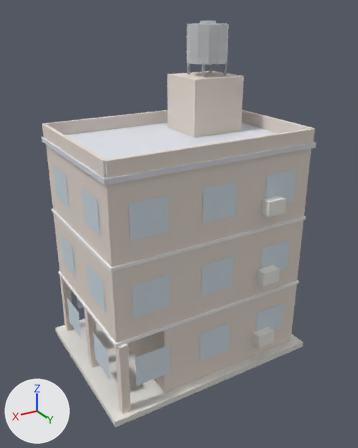
The glTF model docs/art/generated-2026-10-21-scene-kit/native3d/models/07_residential_low-04.glb, before and after one commit.
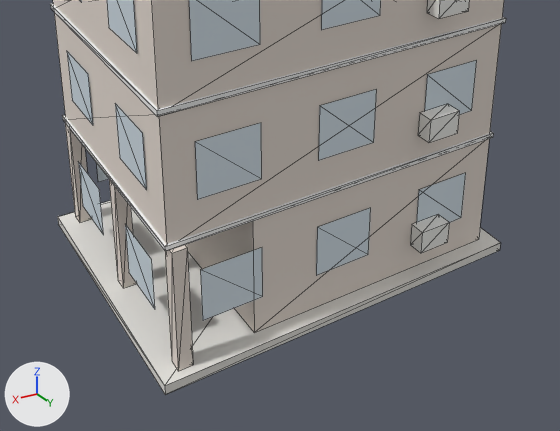
Each version is shown whole from a 50 mm lens placed at (10.1, 17.06, 14.54), pointed at (0.1, 0.4, 6.21), then close up on the part from 6% to 94% of the width and 46% to 100% of the height. The axes (+X, +Y, +Z) are drawn at lower left. The lights are the same throughout. The last two pictures show the newer version. The close-ups show mesh edges as thin lines. Vertices at exactly the same position are counted once.
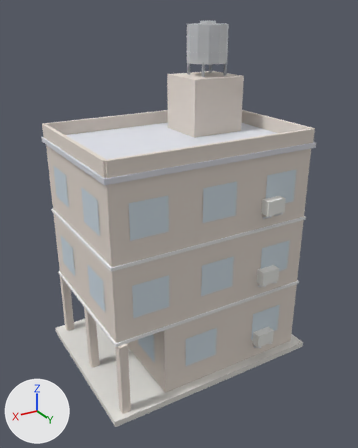
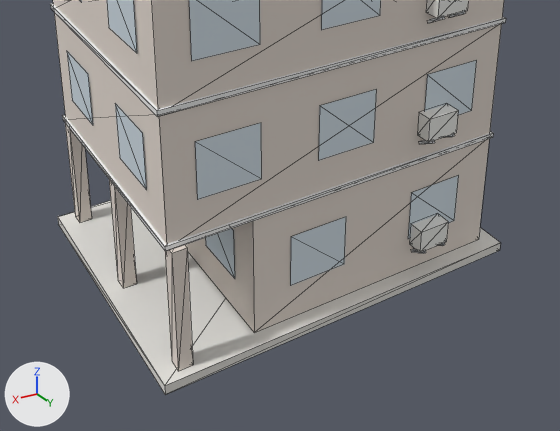
What differs and where, as boxes (x1, y1, x2, y2) in the close-ups (560 x 431 px; the box of a moved part takes in the faces that stretch with it):
```json
{"part": 1, "of": "me_mesh_0", "change": "moved or reshaped", "before": [416, 173, 466, 223], "after": [408, 175, 459, 239]}
{"part": 2, "of": "me_mesh_0", "change": "moved or reshaped", "before": [316, 208, 371, 276], "after": [290, 217, 346, 286]}
{"part": 3, "of": "me_mesh_0", "change": "moved or reshaped", "before": [125, 225, 155, 309], "after": [206, 228, 235, 279]}
{"part": 4, "of": "me_mesh_0", "change": "moved or reshaped", "before": [78, 161, 103, 234], "on screen": "not visible afterwards"}
{"part": 5, "of": "me_mesh_0", "change": "moved or reshaped", "before": [410, 214, 449, 253], "after": [410, 214, 448, 252]}
{"part": 6, "of": "me_mesh_0", "change": "moved or reshaped", "before": [418, 104, 459, 143], "after": [417, 104, 458, 142]}
{"part": 7, "of": "me_mesh_0", "change": "moved or reshaped", "before": [427, 0, 469, 18], "after": [426, 0, 468, 18]}
{"part": 8, "of": "me_mesh_0", "change": "deleted", "before": [97, 164, 109, 182], "on screen": "mostly hidden"}
{"part": 9, "of": "me_mesh_0", "change": "deleted", "before": [200, 248, 263, 320]}
{"part": 10, "of": "me_mesh_0", "change": "added", "after": [412, 10, 465, 253]}
```

Edits to the scene script, one JSON object a line:
```json
{"block": "me_mesh_0", "where": "# used by ob_mesh_0; location = (0.0, 0.0, 0.0)"}
{"op": "remove", "block": "me_mesh_0", "code": "me_mesh_0.from_pydata(...)  # 397 vertices, 484 faces; spans x -4.8..4.8, y -3.55..3.57, z 0.0..14.17"}
{"op": "add", "block": "me_mesh_0", "code": "me_mesh_0.from_pydata(...)  # 437 vertices, 552 faces; spans x -4.8..4.8, y -3.55..3.59, z 0.0..14.17"}
{"block": "me_mesh_0", "change": "me_mesh_0 part 1: the loose piece of 4 vertices spanning x -3.68..-2.18, y 3.18, z 1.2..2.55 is moved by (0.23, 0.0, 0.0)"}
{"block": "me_mesh_0", "change": "me_mesh_0 part 2: the loose piece of 4 vertices spanning x -0.75..0.75, y 3.18, z 1.2..2.55 is moved by (0.7, 0.0, 0.0)"}
{"block": "me_mesh_0", "change": "me_mesh_0 part 3: the loose piece of 4 vertices spanning x 4.43, y 0.83..2.33, z 1.2..2.55 is moved by (-2.0, 0.0, 0.0)"}
{"block": "me_mesh_0", "change": "me_mesh_0 part 4: the loose piece of 4 vertices spanning x 4.43, y -2.33..-0.83, z 1.2..2.55 is moved by (-2.0, 0.0, 0.0)"}
{"block": "me_mesh_0", "change": "me_mesh_0 part 5: the loose piece of 8 vertices spanning x -2.89..-2.04, y 3.17..3.57, z 1.0..1.6 is moved by (0.0, -0.03, 0.0)"}
{"block": "me_mesh_0", "change": "me_mesh_0 part 6: the loose piece of 8 vertices spanning x -2.89..-2.04, y 3.17..3.57, z 4.1..4.7 is moved by (0.0, -0.03, 0.0)"}
{"block": "me_mesh_0", "change": "me_mesh_0 part 7: the loose piece of 8 vertices spanning x -2.89..-2.04, y 3.17..3.57, z 7.2..7.8 is moved by (0.0, -0.03, 0.0)"}
{"block": "me_mesh_0", "change": "me_mesh_0 part 8: the loose piece of 4 vertices spanning x 2.18..3.68, y -3.18, z 1.2..2.55 is deleted"}
{"block": "me_mesh_0", "change": "me_mesh_0 part 9: the loose piece of 4 vertices spanning x 2.18..3.68, y 3.18, z 1.2..2.55 is deleted"}
{"block": "me_mesh_0", "change": "me_mesh_0 part 10"}
{"block": "me_mesh_0", "change": "24 vertices are added at x -2.8..-2.2, y 3.1..3.59, z 0.72..7.23"}
{"block": "me_mesh_0", "change": "24 new vertices lie (0.07, 0.0, 0.0) away from vertices in x -2.8..-2.2, y 3.1..3.59, z 0.72..7.23"}
{"block": "me_mesh_0", "change": "72 new faces join them"}
{"block": "me_mesh_0", "change": "other edits to the shape of me_mesh_0 do not show in these pictures"}
```
